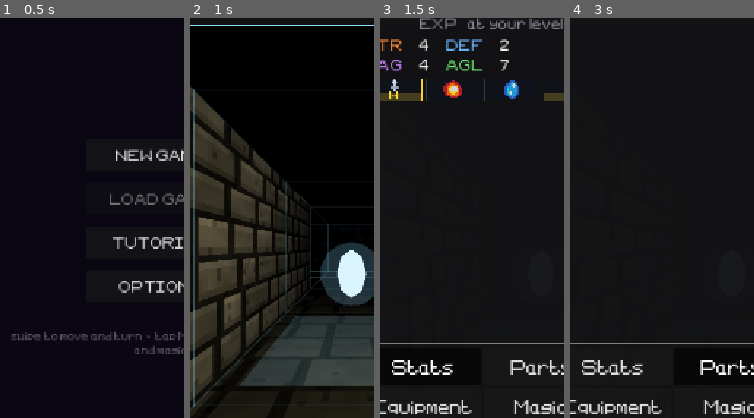
Above: before the commit, frames 1-4 (left to right).
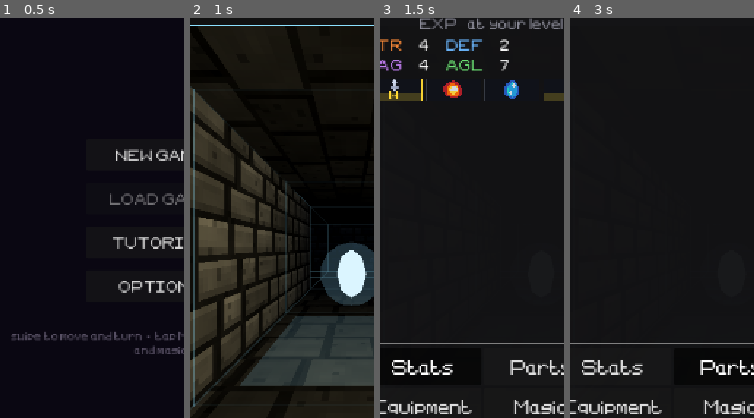
Above: after the commit, the same moments.

Repository: tausiftt5238/four-dragons-deep
Game: Godot game, scene res://scenes/title.tscn
Two runs of this game, one before a commit and one after it. Both use one fixed random seed, a clock stepped at 60 frames per second and the inputs below.
Inputs:
- Up to frame 1 (0.5 s): no input
- Up to frame 2 (1 s): click "NEW GAME" at 0.5 s
- Up to frame 3 (1.5 s): click "Menu" at 1.25 s
- Up to frame 4 (3 s): click "Stats" at 2 s; click "Party" at 2.75 s
The pictures show only the part of the screen within x 6-56%, y 44-94%; the shares and areas given below are measured in that part.

Frame 1 is identical in both runs. In frame 2, 4.0% of the frame differs, in the area x 4-62%, y 2-20%; in frame 3, less than 0.1%; in frame 4, less than 0.1%.

Commit message:
a stone ceiling over every open cell
same slabs as the floor, laid the other way and darker, lit by the player's lamp and the torches like the rest

Co-Authored-By: Claude Opus 5.5 <noreply@anthropic.com>
Claude-Session: https://claude.ai/code/session_01Uhk3EMYpAHGbVF4A7SC27j

Diff:
--- a/resources/shaders/stone.gdshader
+++ b/resources/shaders/stone.gdshader
@@ -1,4 +1,5 @@
-// Stone for the maze: coursed blocks on the walls, flagstones on the floor.
+// Stone for the maze: coursed blocks on the walls, flagstones on the floor and
+// the ceiling.
 //
 // Drawn from world position rather than UVs, so the maze mesh stays the bare
 // list of quads it always was and the pattern runs on unbroken round corners
@@ -13,7 +14,7 @@
 shader_type spatial;
 render_mode unshaded, cull_disabled;
 
-// 0 = walls, 1 = floor.
+// 0 = walls, 1 = floor, 2 = ceiling.
 uniform int surface = 0;
 // The band's line colour. The stone takes a little of it, so each band's rock
 // is its own without the walls turning into coloured plastic.
@@ -110,7 +111,7 @@
 	// "up" on it. The maze is all axis-aligned quads, so this is exact.
 	vec3 n = abs(world_normal);
 	vec2 plane;
-	if (surface == 1) {
+	if (surface >= 1) {
 		plane = world_pos.xz;
 	} else if (n.x > n.z) {
 		plane = vec2(world_pos.z, world_pos.y);
@@ -120,7 +121,10 @@
 	vec2 p = floor(plane * texel);
 
 	// Walls: courses 6 texels high, blocks 7 to 13 long. Floor: bigger slabs.
-	vec3 b = surface == 1 ? coursed(p, 9.0, 24.0, 8.0, 16.0)
+	// The ceiling is laid the other way from the floor, so looking up and down
+	// in the same spot does not show the same slabs mirrored.
+	vec3 b = surface == 2 ? coursed(p.yx, 9.0, 24.0, 8.0, 16.0)
+			: surface == 1 ? coursed(p, 9.0, 24.0, 8.0, 16.0)
 			: coursed(p, 6.0, 20.0, 7.0, 13.0);
 	float id = b.x;
 	float edge = b.y;
@@ -139,7 +143,7 @@
 	// the light, its bottom row sits in shadow.
 	vec3 col = rock;
 	if (edge < 1.0) {
-		col = rock * (surface == 1 ? 0.50 : 0.30);
+		col = rock * (surface >= 1 ? 0.50 : 0.30);
 	} else if (surface == 0 && b.z < 1.5) {
 		col = rock * 1.20;
 	} else if (surface == 0 && b.z > 4.5) {
@@ -148,6 +152,10 @@
 
 	if (surface == 1) {
 		col *= 0.50;
+	} else if (surface == 2) {
+		// Darker again: light from a flame or the player's lamp reaches it,
+		// but it is the one surface nobody is meant to look at.
+		col *= 0.32;
 	}
 
 	vec3 light = light_at(world_pos);
--- a/scripts/world/dungeon.gd
+++ b/scripts/world/dungeon.gd
@@ -32,6 +32,7 @@
 var _fill_v: PackedVector3Array = PackedVector3Array()
 var _fill_n: PackedVector3Array = PackedVector3Array()
 var _floor_v: PackedVector3Array = PackedVector3Array()
+var _ceil_v: PackedVector3Array = PackedVector3Array()
 
 # The outlines stay, but faint: the stone is the wall now, and the lines are
 # only there so the grid still counts your steps for you.
@@ -62,6 +63,7 @@
 	_fill_v = PackedVector3Array()
 	_fill_n = PackedVector3Array()
 	_floor_v = PackedVector3Array()
+	_ceil_v = PackedVector3Array()
 
 	for row: int in range(level.maze.size()):
 		var row_data: Array = level.maze[row]
@@ -92,7 +94,8 @@
 						_faint(level.wire_floor_color.darkened(0.35), _CEIL_LINE_ALPHA))
 
 	_commit_fill(level)
-	_commit_floor(level)
+	_commit_flat(level, _floor_v, 1, Vector3.UP)
+	_commit_flat(level, _ceil_v, 2, Vector3.DOWN)
 	_commit_wire()
 	_place_torches(level)
 
@@ -159,7 +162,7 @@
 	return Color(c.r, c.g, c.b, alpha)
 
 
-# The flagstones under an open cell.
+# The flagstones under an open cell, and the slab over it.
 func _add_floor_quad(col: int, row: int) -> void:
 	var wx: float = col * CELL_SIZE
 	var wz: float = row * CELL_SIZE
@@ -169,6 +172,8 @@
 	var c2: Vector3 = Vector3(wx + h, 0.0, wz + h)
 	var c3: Vector3 = Vector3(wx - h, 0.0, wz + h)
 	_floor_v.append_array([c0, c1, c2, c0, c2, c3])
+	var up: Vector3 = Vector3(0.0, WALL_HEIGHT, 0.0)
+	_ceil_v.append_array([c0 + up, c2 + up, c1 + up, c0 + up, c3 + up, c2 + up])
 
 
 func _add_line(a: Vector3, b: Vector3, color: Color) -> void:
@@ -193,21 +198,23 @@
 	add_child(mi)
 
 
-func _commit_floor(level: Level) -> void:
-	if _floor_v.is_empty():
+# A flat stone surface — the floor or the ceiling — as its own mesh.
+func _commit_flat(level: Level, verts: PackedVector3Array, surface: int,
+		normal: Vector3) -> void:
+	if verts.is_empty():
 		return
 	var arrays: Array = []
 	arrays.resize(Mesh.ARRAY_MAX)
-	arrays[Mesh.ARRAY_VERTEX] = _floor_v
+	arrays[Mesh.ARRAY_VERTEX] = verts
 	var normals: PackedVector3Array = PackedVector3Array()
-	normals.resize(_floor_v.size())
-	normals.fill(Vector3.UP)
+	normals.resize(verts.size())
+	normals.fill(normal)
 	arrays[Mesh.ARRAY_NORMAL] = normals
 	var mesh: ArrayMesh = ArrayMesh.new()
 	mesh.add_surface_from_arrays(Mesh.PRIMITIVE_TRIANGLES, arrays)
 	var mi: MeshInstance3D = MeshInstance3D.new()
 	mi.mesh = mesh
-	mi.material_override = _stone_material(level, 1)
+	mi.material_override = _stone_material(level, surface)
 	add_child(mi)
 
 
Binary file changed: resources/tutorial/combat.png
Binary file changed: resources/tutorial/dragon.png
Binary file changed: resources/tutorial/explore.png
Binary file changed: resources/tutorial/key.png
Binary file changed: resources/tutorial/orb.png
Binary file changed: resources/tutorial/party.png
Binary file changed: resources/tutorial/talk.png
Binary file changed: resources/tutorial/trap.png
